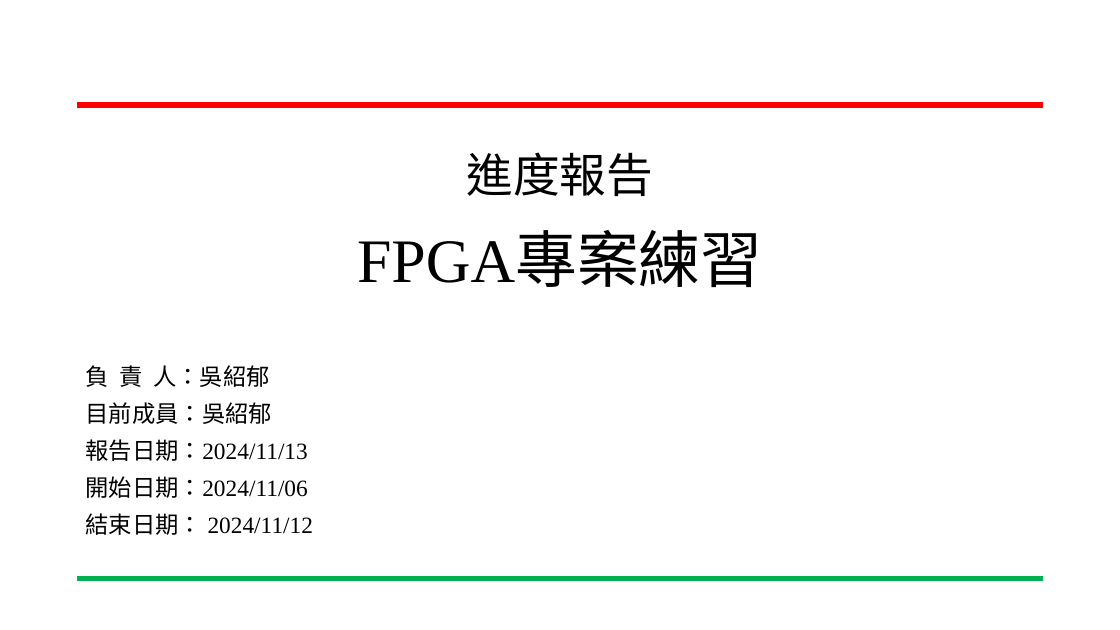
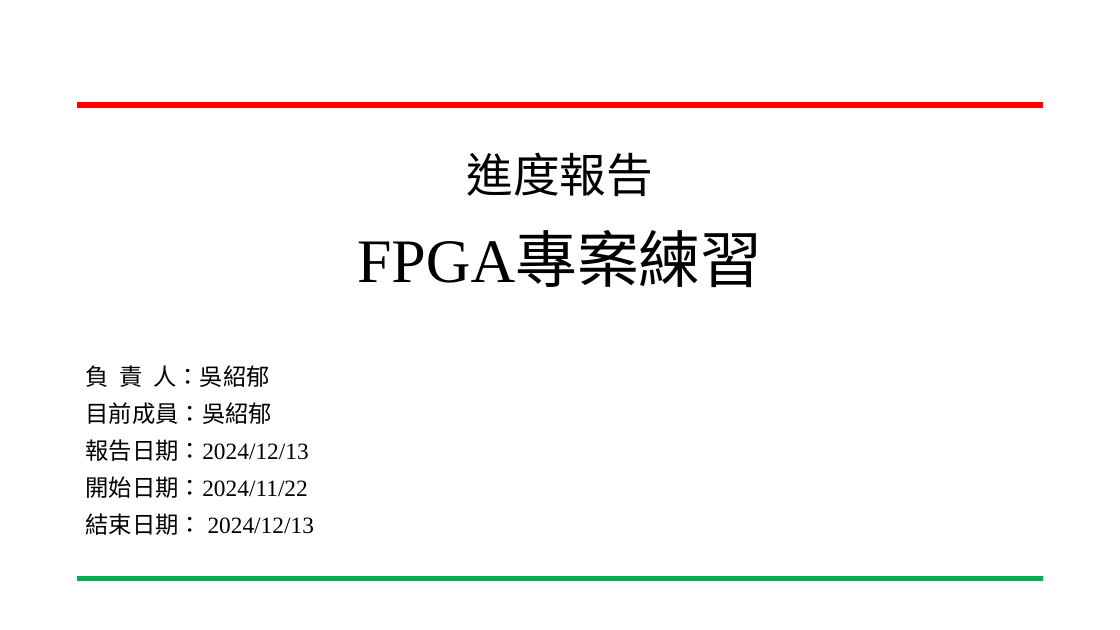
Before and after one commit to wsy0331/SOC-Lab, a slide deck: slide 1 of 專案進度報告_吳紹郁_20241213.pptx. Drawn at 1120x630 pixels with LibreOffice and Linux fonts; fonts in the diff are those of the drawing; background and template pictures are left out. Boxes give left, top, right and bottom in pixels: in the first picture for what was removed or moved away, otherwise in the second. Text is boxed around its words. In the diff, an @@ line names an element or a change of style, - is before the commit and + after.

```diff
--- a/專案進度報告_吳紹郁_20241213.pptx
+++ b/專案進度報告_吳紹郁_20241213.pptx
@@ subtitle at [85, 439, 314, 535]: text changed @@
-報告日期：2024/11/13
-開始日期：2024/11/06
-結束日期： 2024/11/12
+報告日期：2024/12/13
+開始日期：2024/11/22
+結束日期： 2024/12/13
```
Also in this commit, not shown: 1 other file.
